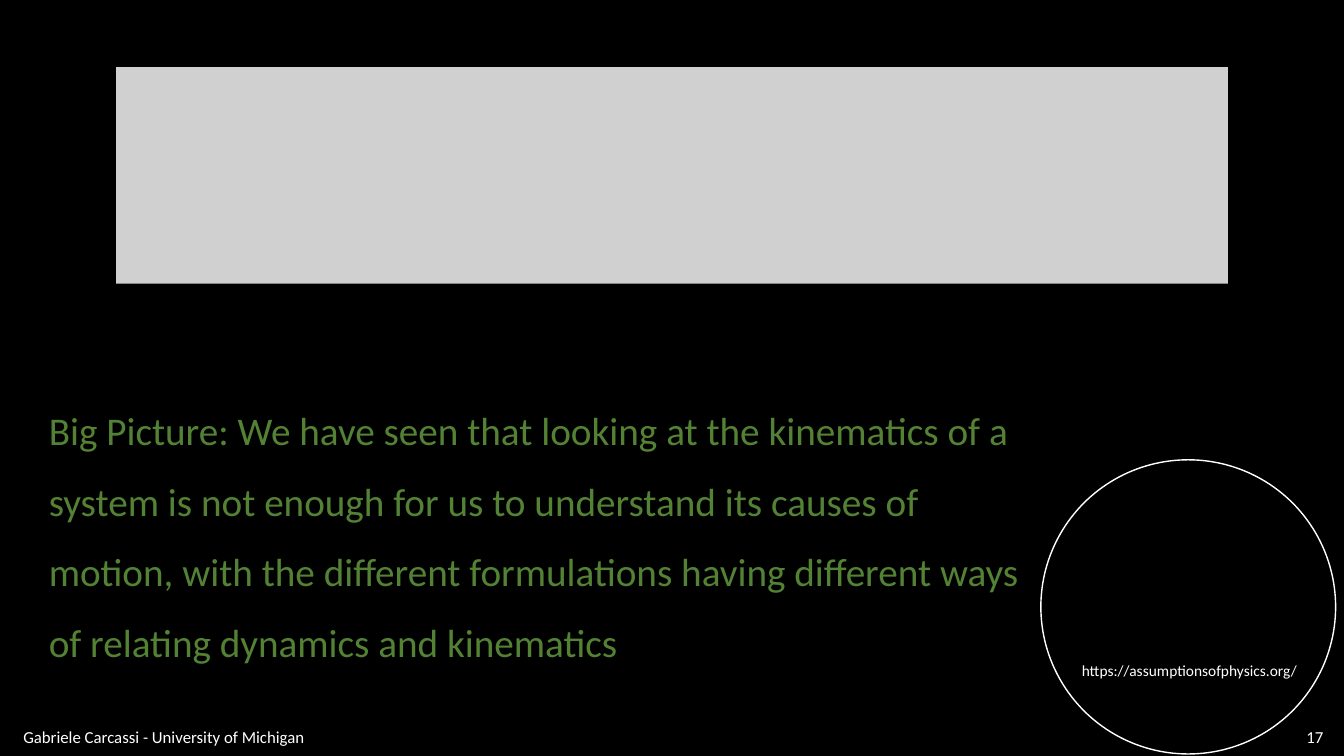
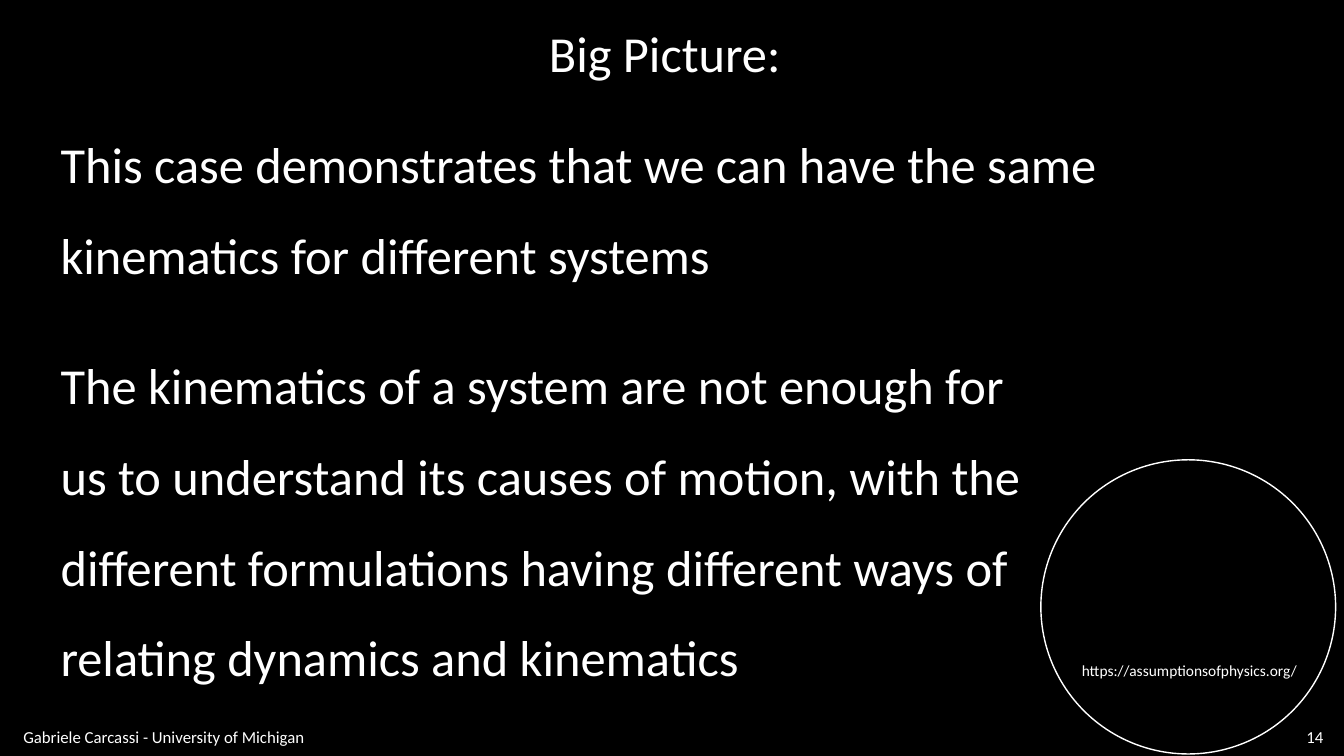
Before and after one commit to assumptionsofphysics/slides, a slide deck: slide 14 of BookCompanions-v2/RP-Class-2.pptx (slide 17 before the commit). Drawn at 1344x756 pixels with LibreOffice and Linux fonts; fonts in the diff are those of the drawing; grey boxes stand for pictures; background and template pictures are left out. Boxes give left, top, right and bottom in pixels: in the first picture for what was removed or moved away, otherwise in the second. Text is boxed around its words. In the diff, an @@ line names an element or a change of style, - is before the commit and + after.

```diff
--- a/BookCompanions-v2/RP-Class-2.pptx
+++ b/BookCompanions-v2/RP-Class-2.pptx
@@ text added at (549,37,780,81), 36 pt, text #FFFFFF @@
+Big Picture:
@@ picture removed at (116,68,1228,284) @@
@@ text added at (61,148,1096,282), 36 pt, text #FFFFFF @@
+This case demonstrates that we can have the same kinematics for different systems
@@ text at (61,369,1020,685): text changed; size 28 to 36 pt; text colour #548235 to #FFFFFF @@
-Big Picture: We have seen that looking at the kinematics of a system is not enough for us to understand its causes of motion, with the different formulations having different ways of relating dynamics and kinematics
+The kinematics of a system are not enough for us to understand its causes of motion, with the different formulations having different ways of relating dynamics and kinematics
@@ page number at (1306,732,1323,743): text changed @@
-17
+14
```
Also in this commit, not shown: 12 other slides changed, 3 slides removed, 1 other file.
